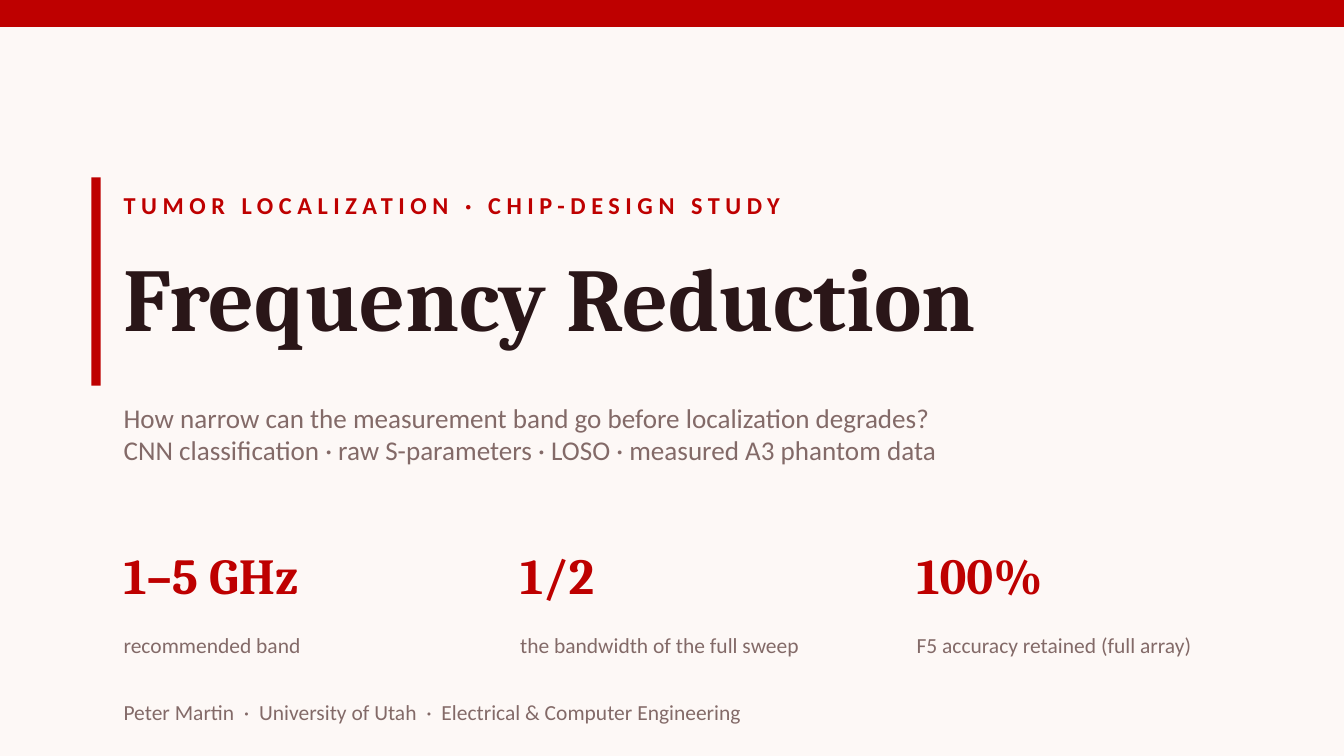
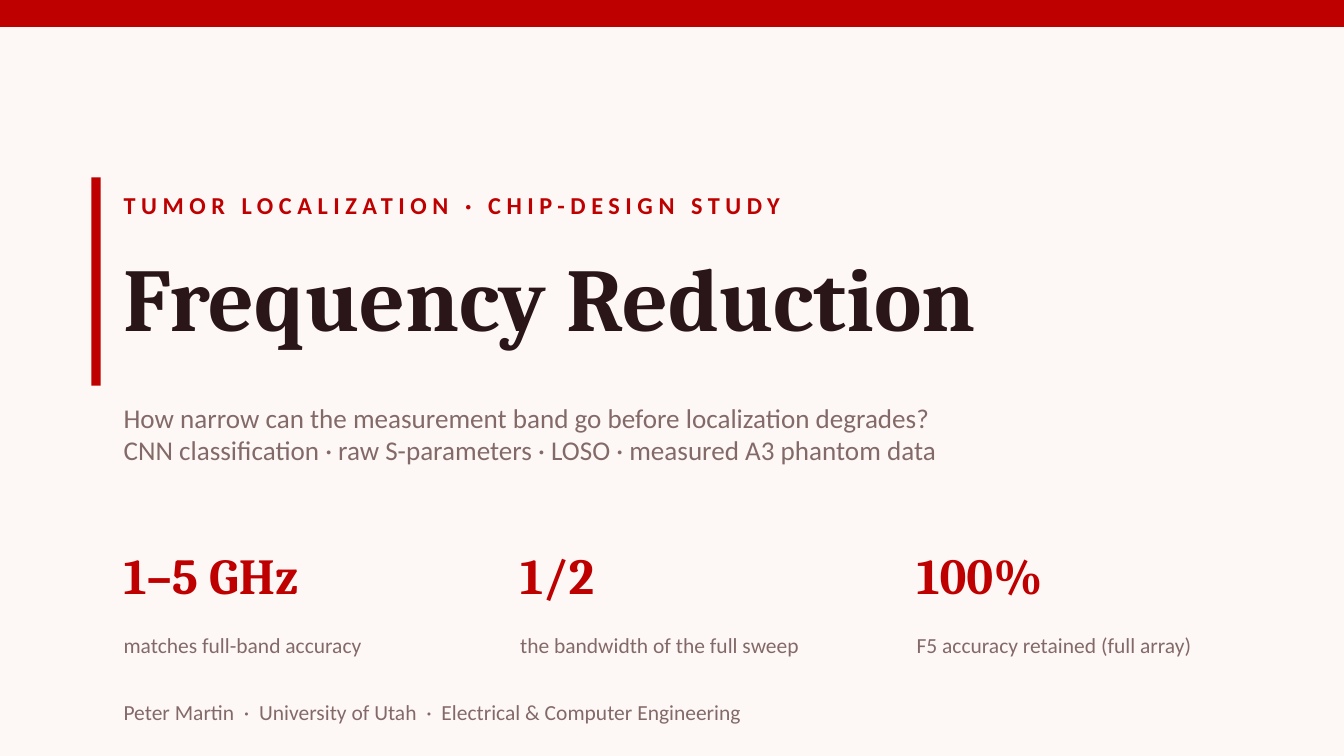
Before and after one commit to pmart1534/microwave-phantom-localization-cnn-mlp, a slide deck: slide 1 of presentation/Frequency_Reduction.pptx. Drawn at 1344x756 pixels with LibreOffice and Linux fonts; fonts in the diff are those of the drawing. Boxes give left, top, right and bottom in pixels: in the first picture for what was removed or moved away, otherwise in the second. Text is boxed around its words. In the diff, an @@ line names an element or a change of style, - is before the commit and + after.

```diff
--- a/presentation/Frequency_Reduction.pptx
+++ b/presentation/Frequency_Reduction.pptx
@@ text at (124,638,361,657): text changed @@
-recommended band
+matches full-band accuracy
```
Also in this commit, not shown: 11 other slides changed, 3 other files.
